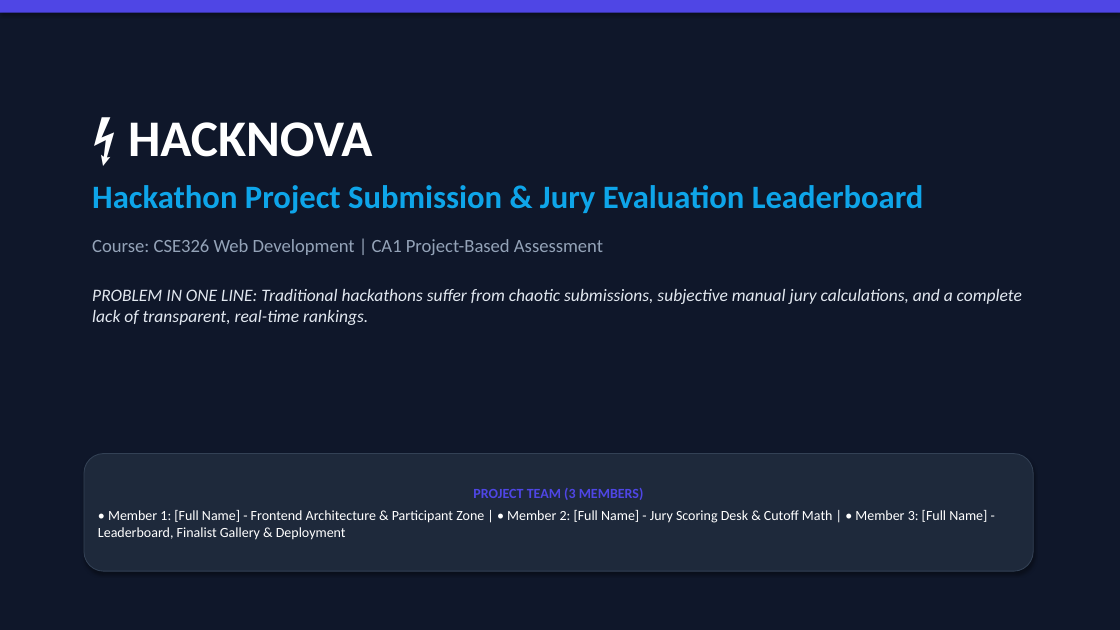
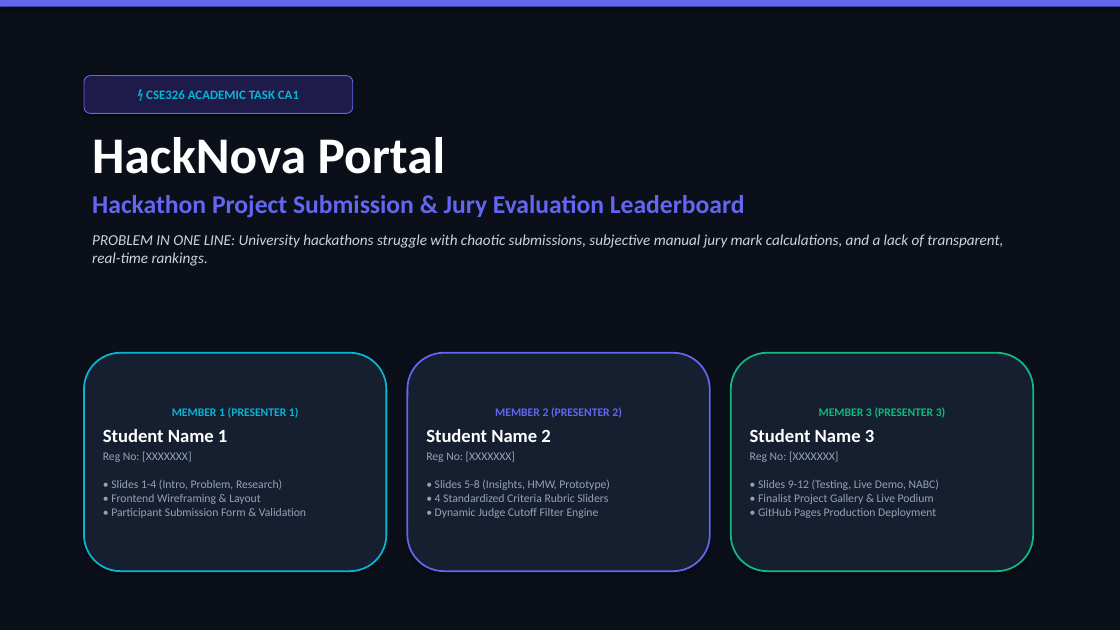
Before and after one commit to abhinandankumar802103/CSE326, a slide deck: slide 1 of HackNova_Presentation.pptx. Drawn at 1120x630 pixels with LibreOffice and Linux fonts; fonts in the diff are those of the drawing. Boxes give left, top, right and bottom in pixels: in the first picture for what was removed or moved away, otherwise in the second. Text is boxed around its words. In the diff, an @@ line names an element or a change of style, - is before the commit and + after.

```diff
--- a/HackNova_Presentation.pptx
+++ b/HackNova_Presentation.pptx
@@ rectangle at <box>0,0,1120,630</box>: fill #0F172A to #0B0F19 @@
@@ rectangle: place and size @@
-rectangle at <box>0,0,1120,13</box>
+rectangle at <box>0,0,1120,7</box>
@@ rectangle at <box>0,0,1120,7</box>: fill #4F46E5 to #6366F1 @@
@@ rounded rectangle added at <box>84,76,353,113</box>, fill #1E1B4B, outline #6366F1 0.75 pt, 11 pt, text #06B6D4, bold @@
+⚡ CSE326 ACADEMIC TASK CA1
@@ text "HackNova Portal": place and size @@
-text "HackNova Portal" at <box>92,122,1022,325</box>
+text "HackNova Portal" at <box>92,137,1003,266</box>
@@ text at <box>92,137,446,174</box>: text changed @@
-⚡ HACKNOVA
+HackNova Portal
@@ text at <box>92,195,745,218</box>: size 28 to 22 pt, text colour #0EA5E9 to #6366F1 in "Hackathon Project Submission & Jury Evaluation Leaderboard"; less space between paragraphs @@
@@ text at <box>92,234,1003,266</box>: text changed; size 15 to 13 pt; text colour #E2E8F0 to #CBD5E1 @@
-Course: CSE326 Web Development | CA1 Project-Based Assessment
-PROBLEM IN ONE LINE: Traditional hackathons suffer from chaotic submissions, subjective manual jury calculations, and a complete lack of transparent, real-time rankings.
+PROBLEM IN ONE LINE: University hackathons struggle with chaotic submissions, subjective manual jury mark calculations, and a lack of transparent, real-time rankings.
@@ rounded rectangle added at <box>84,353,386,571</box>, fill #161F30, outline #06B6D4 1.5 pt, 10 pt, text #94A3B8 @@
+MEMBER 1 (PRESENTER 1)
+Student Name 1
+Reg No: [XXXXXXX]
+• Slides 1-4 (Intro, Problem, Research)
+• Frontend Wireframing & Layout
+• Participant Submission Form & Validation
@@ rounded rectangle added at <box>408,353,710,571</box>, fill #161F30, outline #6366F1 1.5 pt, 10 pt, text #94A3B8 @@
+MEMBER 2 (PRESENTER 2)
+Student Name 2
+Reg No: [XXXXXXX]
+• Slides 5-8 (Insights, HMW, Prototype)
+• 4 Standardized Criteria Rubric Sliders
+• Dynamic Judge Cutoff Filter Engine
@@ rounded rectangle added at <box>731,353,1033,571</box>, fill #161F30, outline #10B981 1.5 pt, 10 pt, text #94A3B8 @@
+MEMBER 3 (PRESENTER 3)
+Student Name 3
+Reg No: [XXXXXXX]
+• Slides 9-12 (Testing, Live Demo, NABC)
+• Finalist Project Gallery & Live Podium
+• GitHub Pages Production Deployment
@@ rounded rectangle removed at <box>84,454,1033,571</box> @@
-PROJECT TEAM (3 MEMBERS)
-• Member 1: [Full Name] - Frontend Architecture & Participant Zone | • Member 2: [Full Name] - Jury Scoring Desk & Cutoff Math | • Member 3: [Full Name] - Leaderboard, Finalist Gallery & Deployment
```
Also in this commit, not shown: 5 other slides changed, 6 slides added, 6 slides removed, 2 other files.
